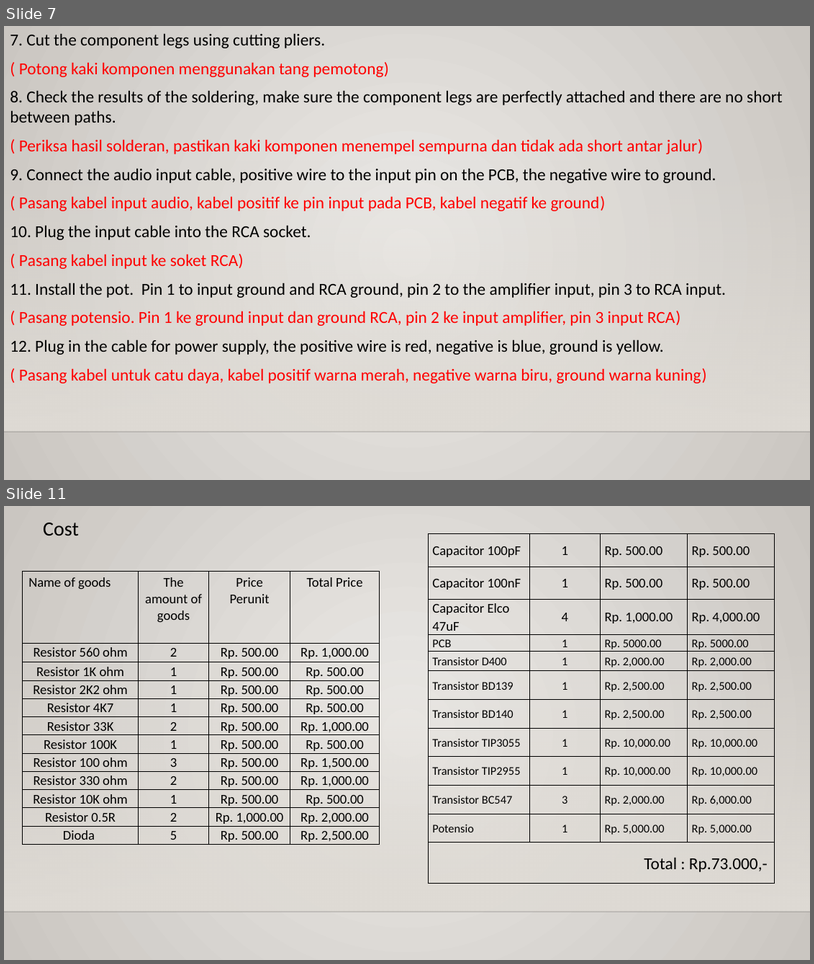
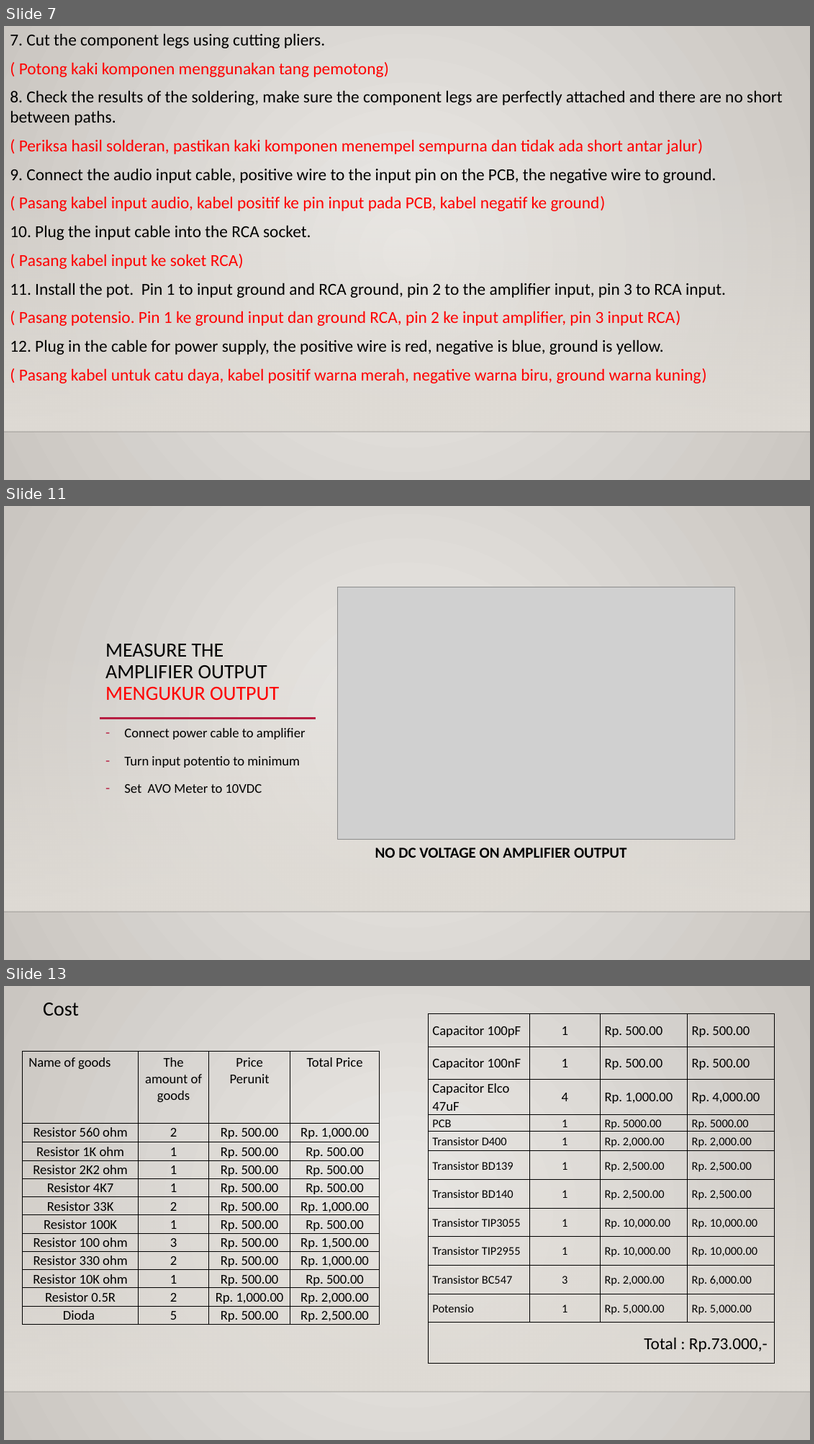
Before and after one commit to rizkywidianto12/Elektronika, a slide deck: Doc/Presentasi.pptx. Shown one above the other, each under a label of ours: slides 7 and 11 before the commit, slides 7, 11 and 13 after it; the slides between them are not shown. The pictures are 814x964 and 814x1444 pixels, drawn with LibreOffice and Linux fonts; fonts in the diff are those of the drawing; grey boxes stand for pictures; background and template pictures are left out. Boxes give left, top, right and bottom in pixels: in the first picture for what was removed or moved away, otherwise in the second. Text is boxed around its words. In the diff, an @@ line names an element or a change of style, - is before the commit and + after.

```diff
--- a/Doc/Presentasi.pptx
+++ b/Doc/Presentasi.pptx
@@ slide 11 added at box(4, 506, 810, 960), background gradient #ECEAE7 to #CAC7C1; not listed: 2 template elements that a slide beside it also shows @@
@@ picture added at box(338, 587, 736, 839) @@
@@ title added at box(106, 644, 279, 700), 24 pt, text #000000 @@
+MEASURE THE AMPLIFIER OUTPUT
+MENGUKUR OUTPUT
@@ line added from (100, 718) to (316, 718), #B71E42 2.5 pt @@
@@ text added at box(124, 728, 306, 793), 16 pt, text #000000 @@
+– Connect power cable to amplifier
+– Turn input potentio to minimum
+– Set AVO Meter to 10VDC
@@ text added at box(376, 847, 628, 857), 18 pt, text #000000, bold @@
+NO DC VOLTAGE ON AMPLIFIER OUTPUT
@@ what was slide 11 is now slide 13 @@
```
Also in this commit, not shown: 4 slides changed, 5 other slides added, 1 slide removed, 1 other file.
